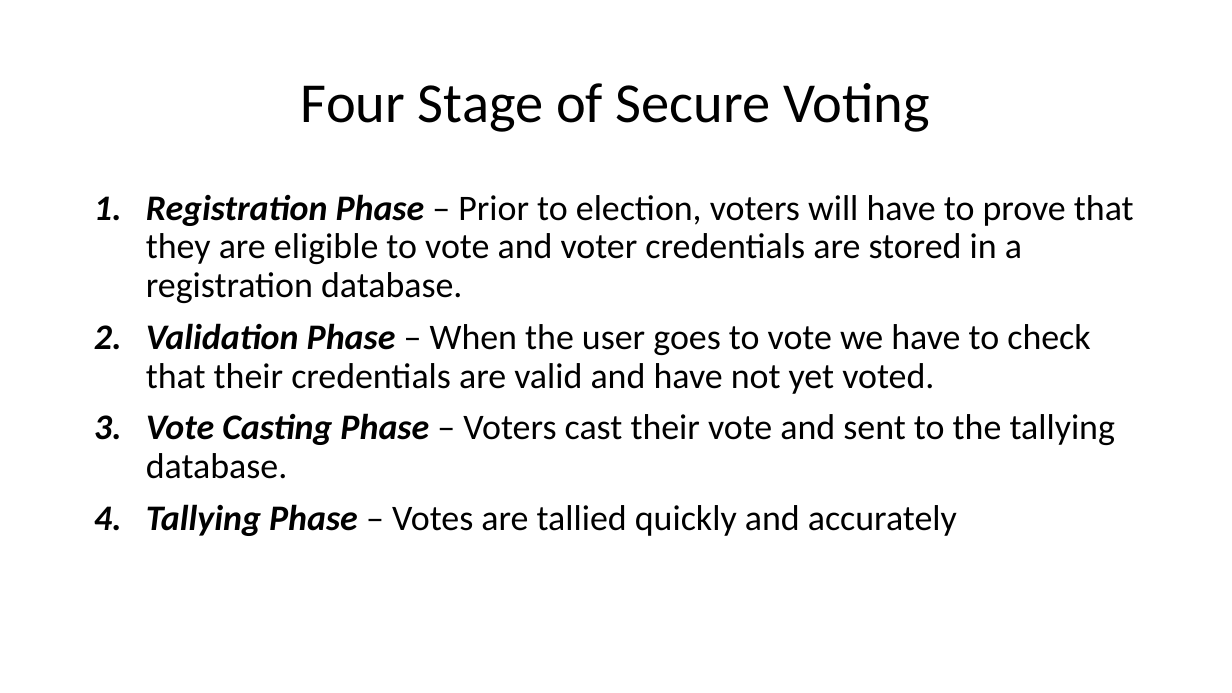
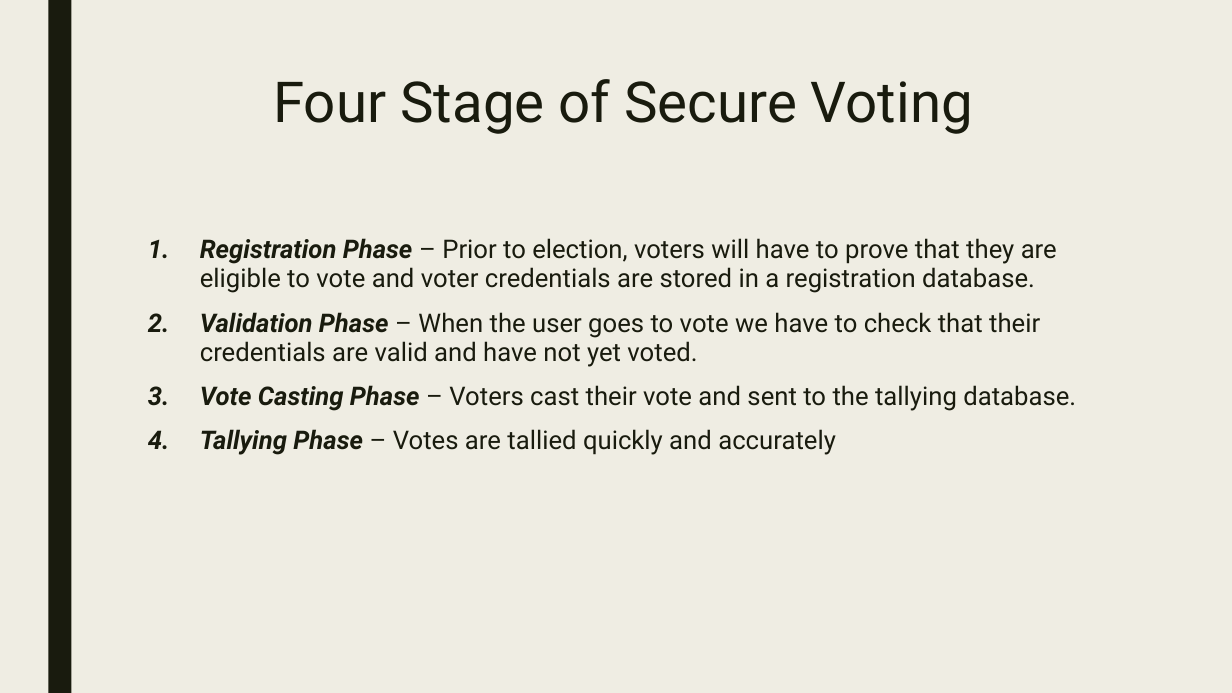
Before and after one commit to mollicap16/Crypto_Final, a slide deck: slide 6 of doc/Crypto_Final_Presentation.pptx. Drawn at 1232x693 pixels with LibreOffice and Linux fonts; fonts in the diff are those of the drawing. Boxes give left, top, right and bottom in pixels: in the first picture for what was removed or moved away, otherwise in the second. Text is boxed around its words. In the diff, an @@ line names an element or a change of style, - is before the commit and + after.

```diff
--- a/doc/Crypto_Final_Presentation.pptx
+++ b/doc/Crypto_Final_Presentation.pptx
@@ background #FFFFFF to #EFEDE3 @@
@@ rectangle added at <box>48,0,71,693</box>, fill #191B0E @@
@@ title "Four Stage of Secure Voting": place and size @@
-title "Four Stage of Secure Voting" at <box>301,83,930,132</box>
+title "Four Stage of Secure Voting" at <box>273,79,973,134</box>
@@ title "Four Stage of Secure Voting" at <box>273,79,973,134</box>: font Calibri to Roboto, text colour #000000 to #191B0E; line spacing 0.9 to 0.89; vertical alignment middle to top @@
@@ text "Registration Phase – Prior to ...": place and size @@
-text "Registration Phase – Prior to ..." at <box>146,194,1134,536</box>
+text "Registration Phase – Prior to ..." at <box>200,238,1076,455</box>
@@ text "Registration Phase – Prior to ..." at <box>200,238,1076,455</box>: size 28 to 20 pt, font Calibri to Roboto, text colour #000000 to #191B0E; line spacing 0.9 to 0.94; more space between paragraphs @@
```
Also in this commit, not shown: 7 other slides changed, 9 slides added, 2 slides removed.
